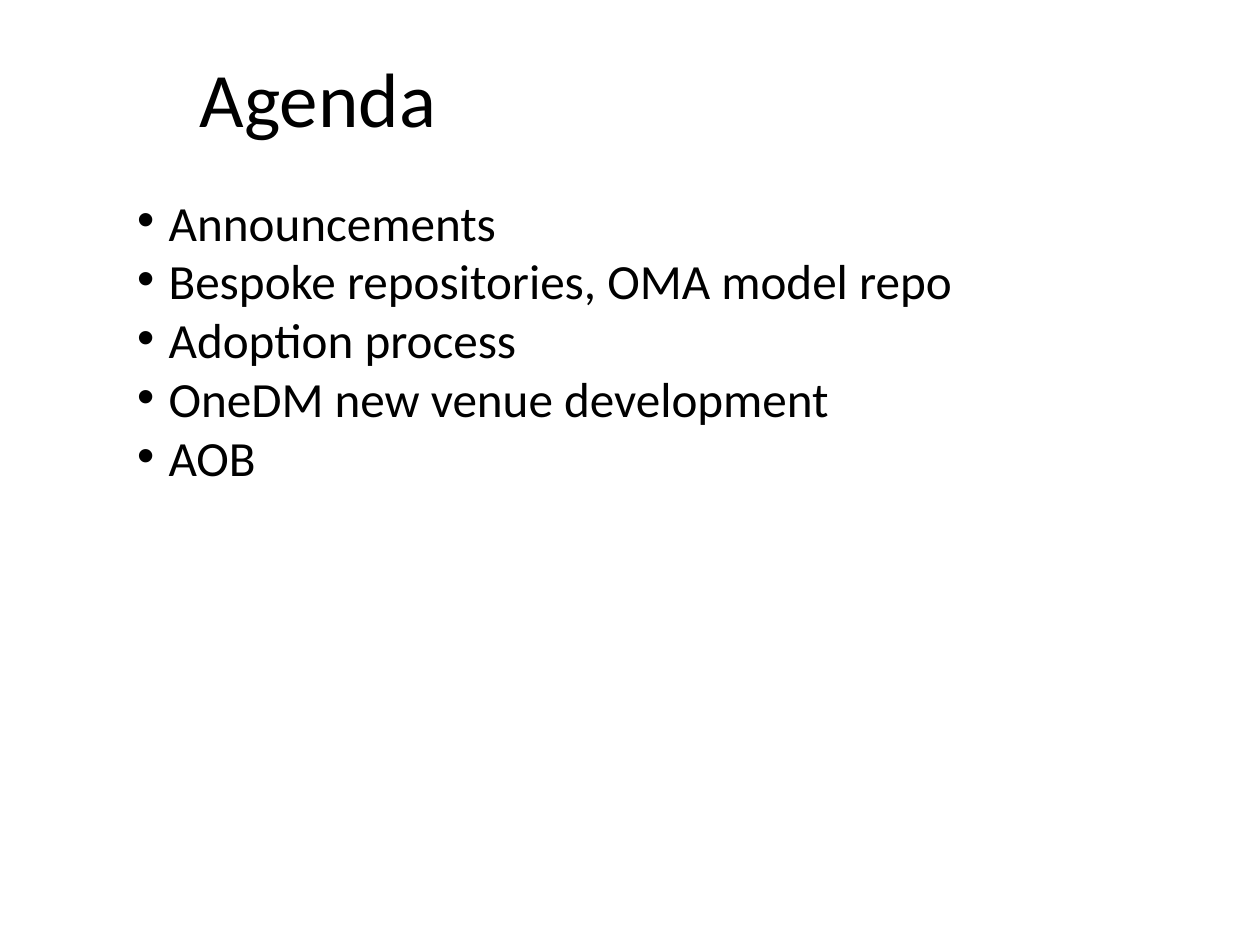
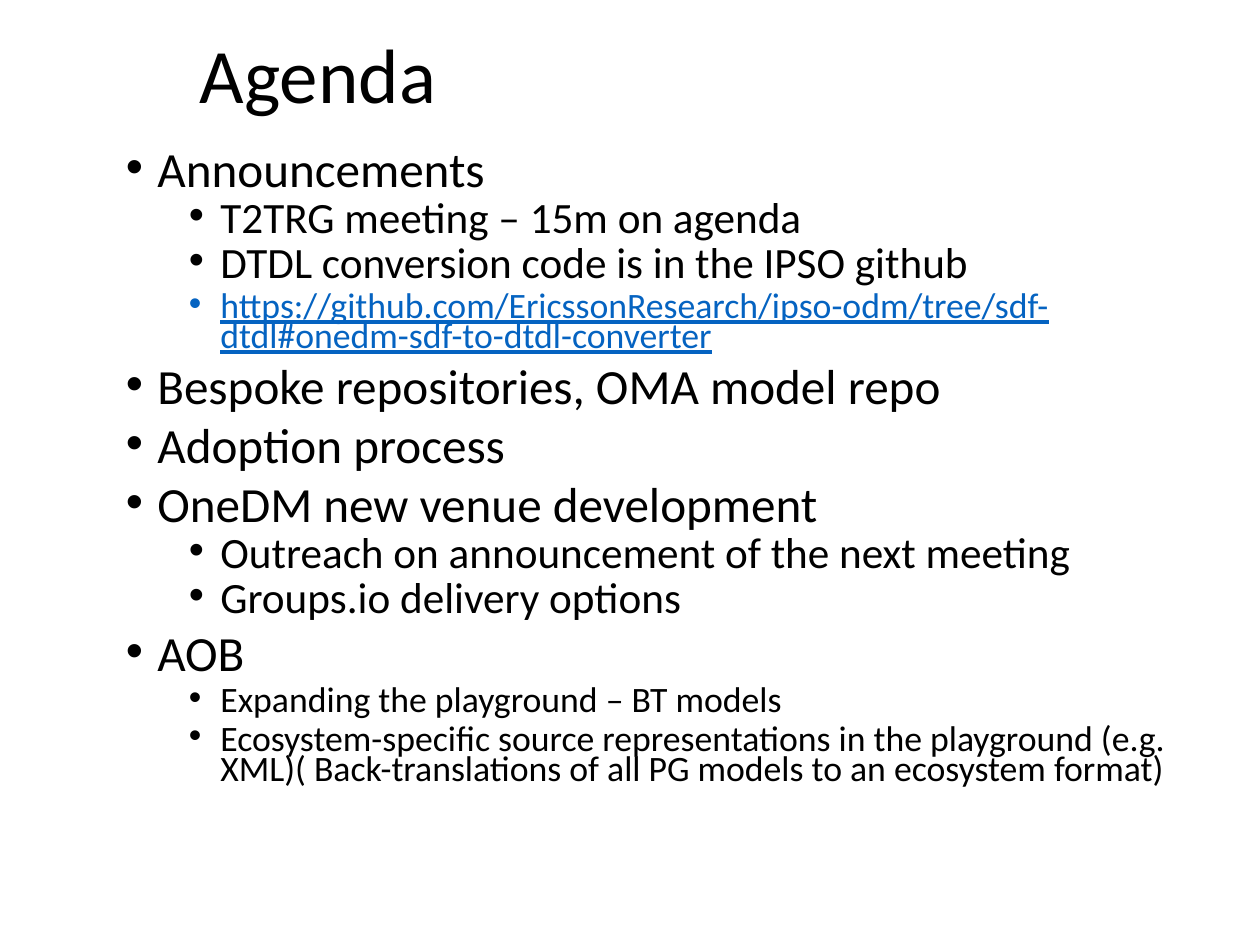
Before and after one commit to one-data-model/onedm-admin, a slide deck: slide 2 of Agenda Materials/onedm-agenda-2022-02-07.pptx. Drawn at 1260x945 pixels with LibreOffice and Linux fonts; fonts in the diff are those of the drawing; background and template pictures are left out. Boxes give left, top, right and bottom in pixels: in the first picture for what was removed or moved away, otherwise in the second. Text is boxed around its words. In the diff, an @@ line names an element or a change of style, - is before the commit and + after.

```diff
--- a/Agenda Materials/onedm-agenda-2022-02-07.pptx
+++ b/Agenda Materials/onedm-agenda-2022-02-07.pptx
@@ title "Agenda": place and size @@
-title "Agenda" at <box>200,73,436,141</box>
+title "Agenda" at <box>200,49,436,117</box>
@@ text "Announcements": place and size @@
-text "Announcements" at <box>169,209,952,477</box>
+text "Announcements" at <box>157,155,1165,787</box>
@@ text at <box>220,203,1048,354</box>: paragraphs added @@
+  • T2TRG meeting – 15m on agenda
+  • DTDL conversion code is in the IPSO github
+  • https://github.com/EricssonResearch/ipso-odm/tree/sdf-dtdl#onedm-sdf-to-dtdl-converter
@@ text at <box>220,538,1070,620</box>: paragraphs added @@
+  • Outreach on announcement of the next meeting
+  • Groups.io delivery options
@@ text at <box>220,687,1165,787</box>: paragraphs added @@
+  • Expanding the playground – BT models
+  • Ecosystem-specific source representations in the playground (e.g. XML)( Back-translations of all PG models to an ecosystem format)
```
Also in this commit, not shown: 2 other slides changed.
